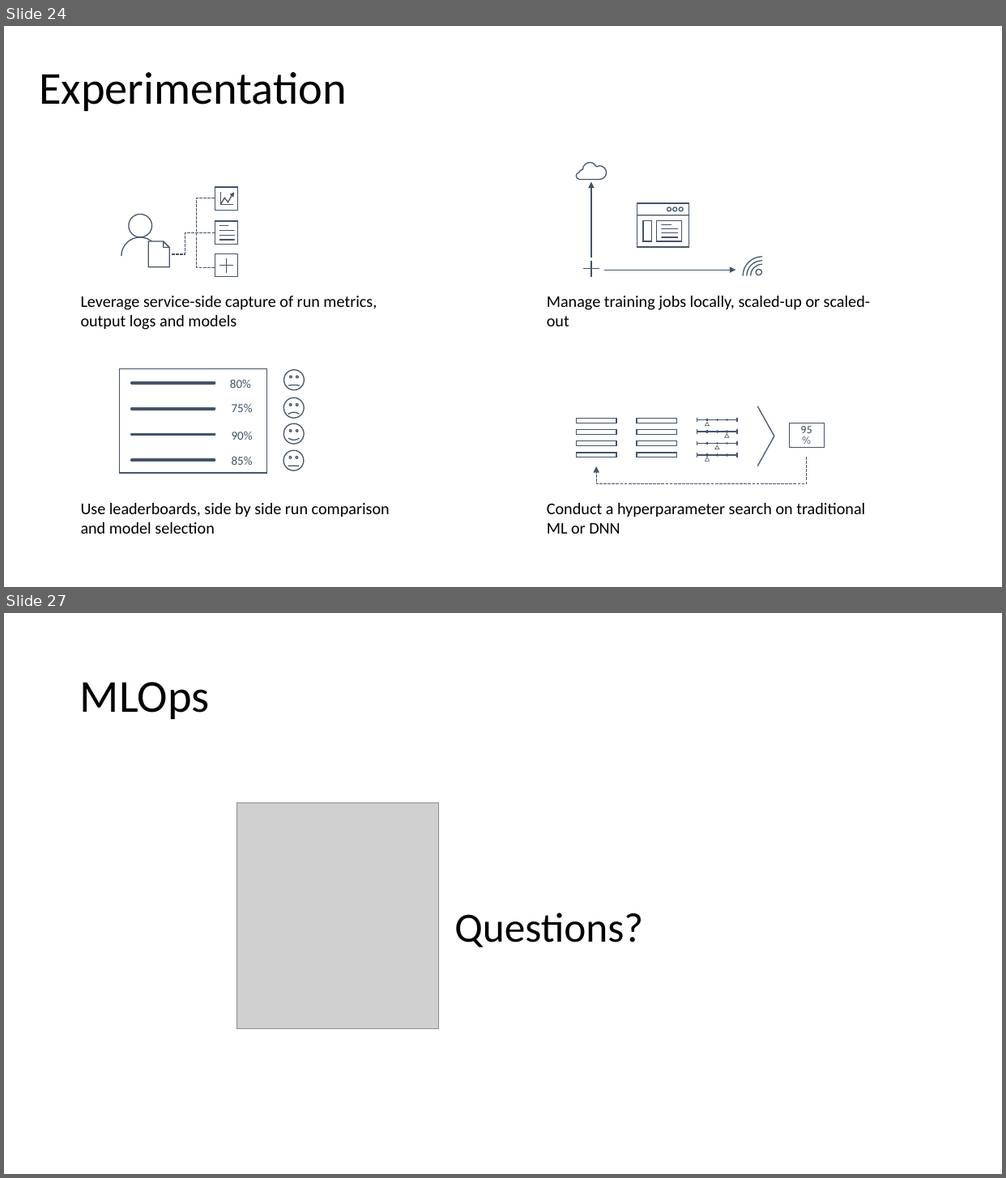
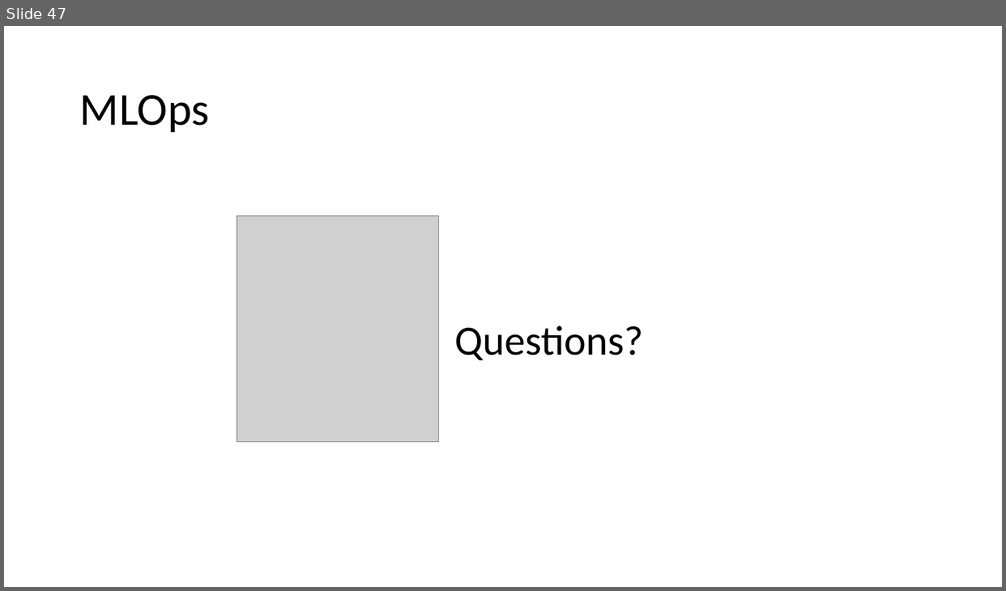
Before and after one commit to cloudscaleml/workshop, a slide deck: powerpoint/MLOps.pptx. Shown one above the other, each under a label of ours: slides 24 and 27 before the commit, slide 47 after it; the slides between them are not shown. The pictures are 1006x1178 and 1006x591 pixels, drawn with LibreOffice and Linux fonts; fonts in the diff are those of the drawing; grey boxes stand for pictures. Boxes give left, top, right and bottom in pixels: in the first picture for what was removed or moved away, otherwise in the second. Text is boxed around its words. In the diff, an @@ line names an element or a change of style, - is before the commit and + after.

```diff
--- a/powerpoint/MLOps.pptx
+++ b/powerpoint/MLOps.pptx
@@ slide 24 removed at (4, 26, 1002, 587), background #FFFFFF @@
@@ title removed at (39, 72, 347, 111) @@
-Experimentation
@@ group removed at (121, 187, 238, 277): 6 lines, 3 freeform shapes, 3 rectangles, 2 triangles, 1 snip rect, 1 right bracket, 1 elbow line @@
@@ group removed at (576, 162, 762, 277): 7 lines, 4 ellipses, 4 freeform shapes, 3 rectangles, 2 arrows @@
@@ text removed at (81, 296, 377, 330) @@
-Leverage service-side capture of run metrics, output logs and models
@@ text removed at (547, 296, 870, 327) @@
-Manage training jobs locally, scaled-up or scaled-out
@@ group removed at (119, 369, 305, 474): 4 lines, 4 texts, 4 smiley faces, 1 rectangle @@
-80%
-75%
-90%
-85%
@@ group removed at (576, 407, 825, 484): 24 lines, 9 rectangles, 4 triangles, 1 freeform shape, 1 elbow arrow @@
-95%
@@ text removed at (81, 503, 390, 534) @@
-Use leaderboards, side by side run comparison and model selection
@@ text removed at (547, 503, 865, 534) @@
-Conduct a hyperparameter search on traditional ML or DNN
@@ what was slide 27 is now slide 47 @@
```
Also in this commit, not shown: 1 slide changed, 35 slides added, 14 other slides removed.
